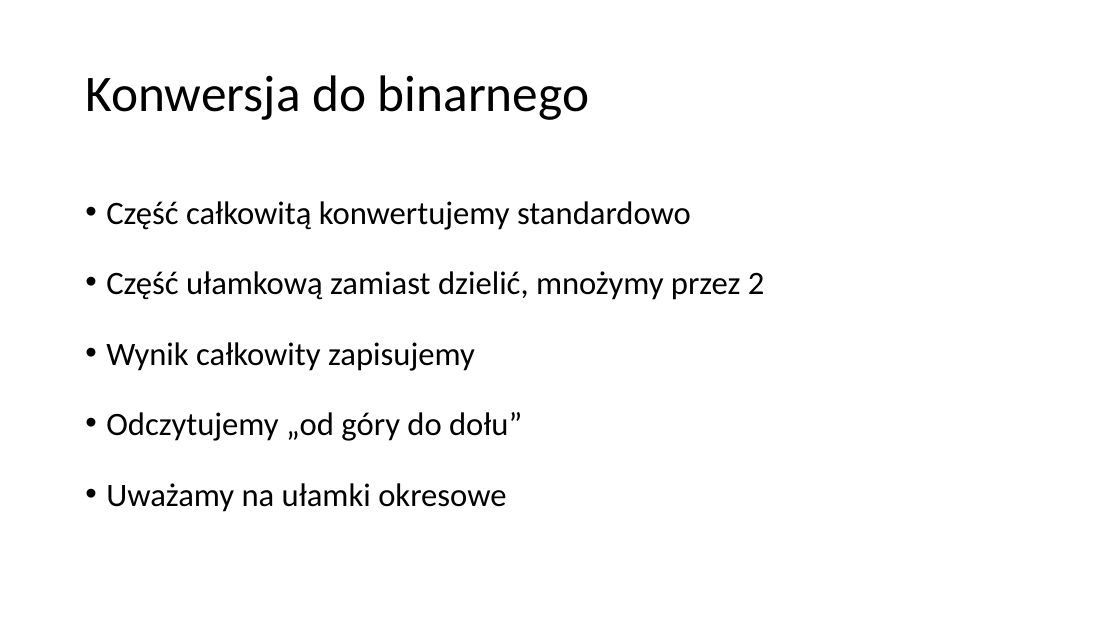
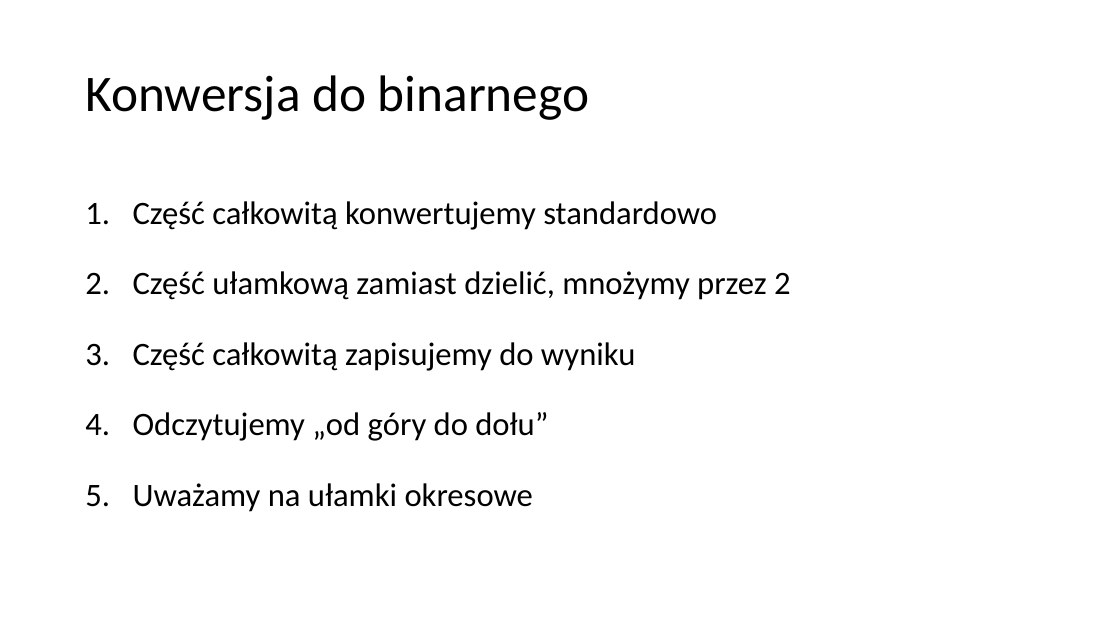
Before and after one commit to blackbat13/cs-lut, a slide deck: slide 25 of Systemy liczbowe/Systemy liczbowe.pptx (slide 17 before the commit). Drawn at 1120x630 pixels with LibreOffice and Linux fonts; fonts in the diff are those of the drawing. Boxes give left, top, right and bottom in pixels: in the first picture for what was removed or moved away, otherwise in the second. Text is boxed around its words. In the diff, an @@ line names an element or a change of style, - is before the commit and + after.

```diff
--- a/Systemy liczbowe/Systemy liczbowe.pptx
+++ b/Systemy liczbowe/Systemy liczbowe.pptx
@@ text at bbox=[133, 201, 791, 512]: bullet • to 1. @@
@@ text at bbox=[133, 342, 635, 371]: text changed @@
-• Wynik całkowity zapisujemy
+3. Część całkowitą zapisujemy do wyniku
```
Also in this commit, not shown: 6 other slides changed, 15 slides added.
